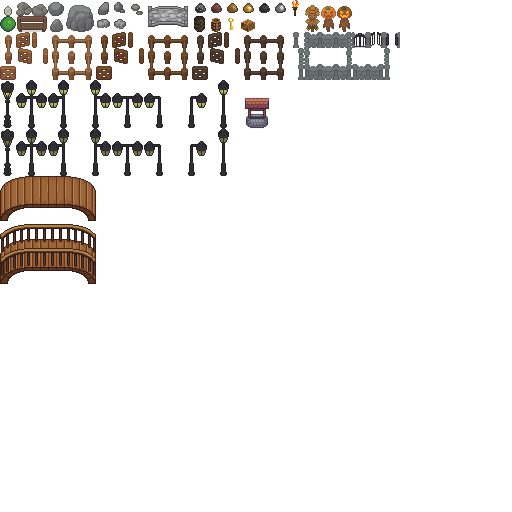
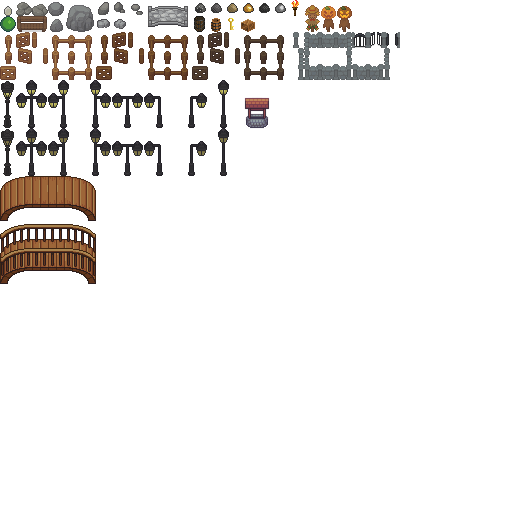
The second (512, 512) image is a revision of the first. Changes to its layers:
painted on "objects" over (212, 4, 237, 12)
